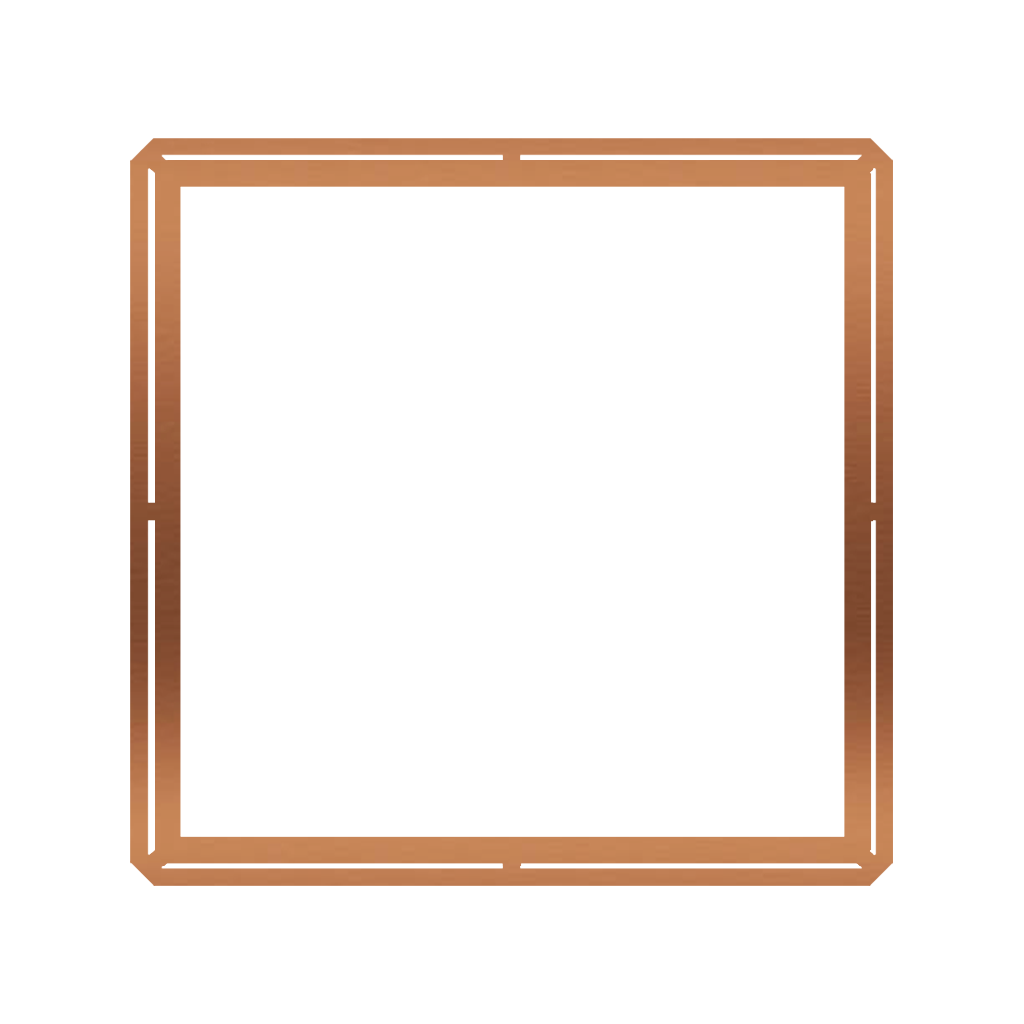
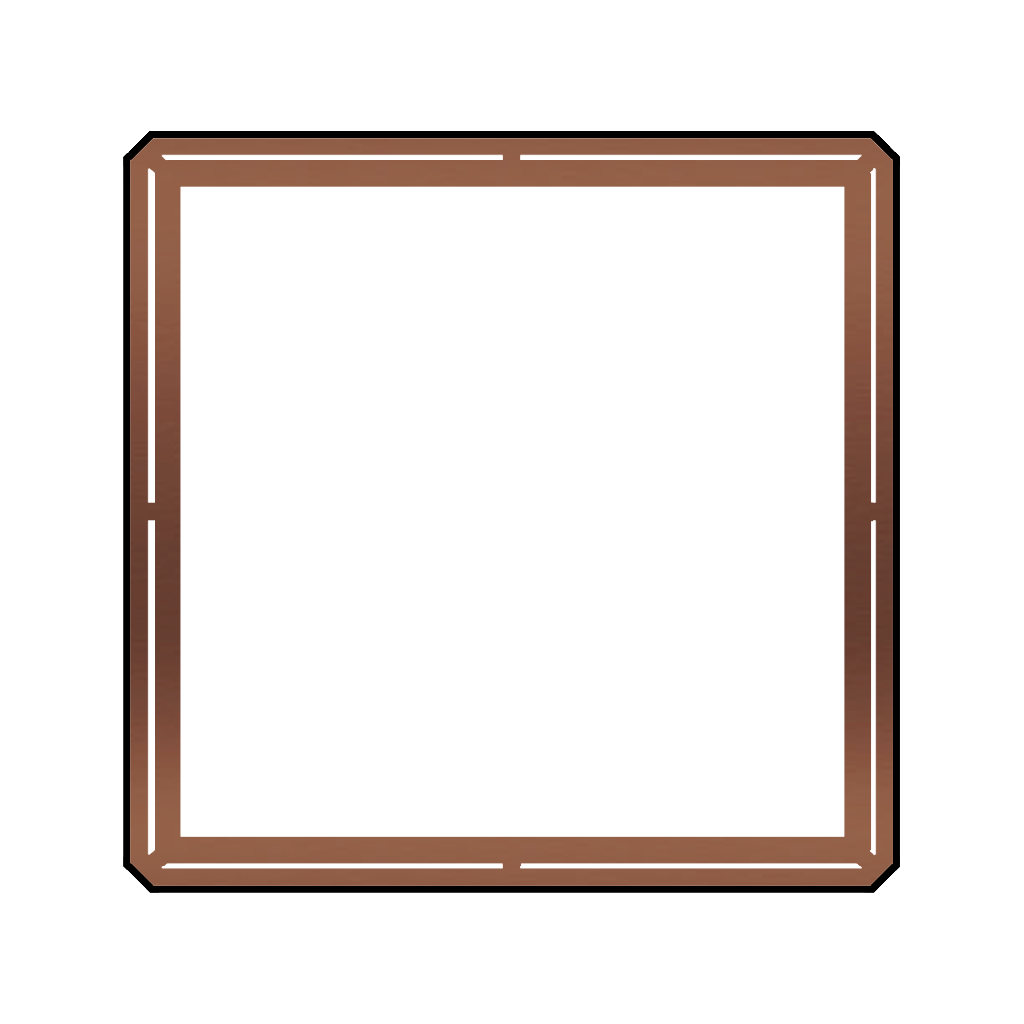
Layer changes from the first 1024×1024 image to the second:
painted on "Layer 4" over [123, 131, 900, 893]
added layer "Layer 8" above "Layer 7" over [123, 131, 900, 893]